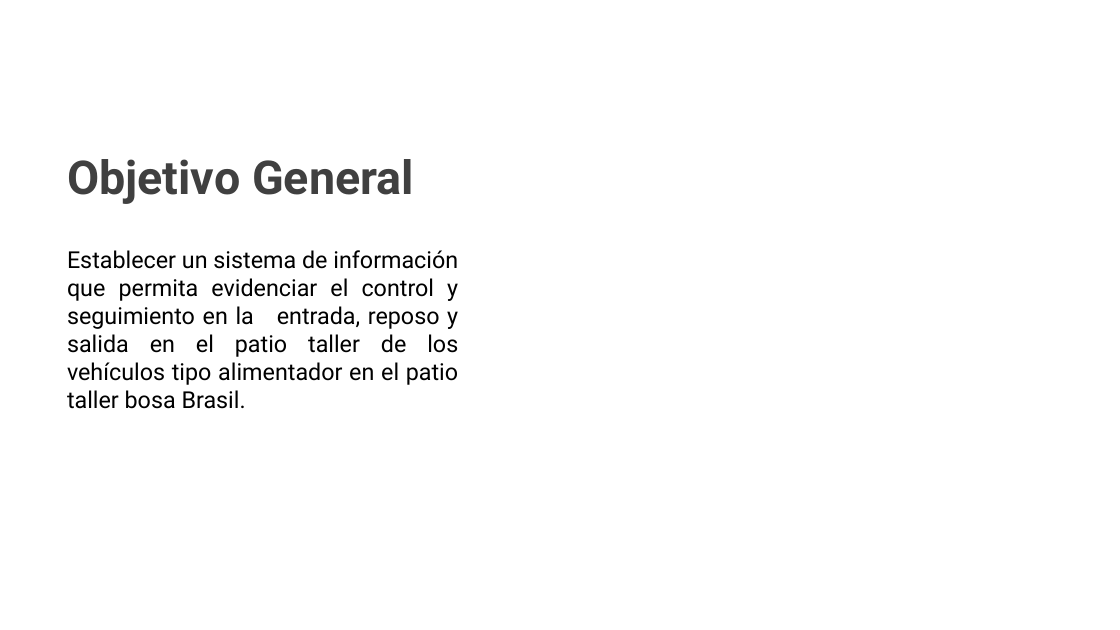
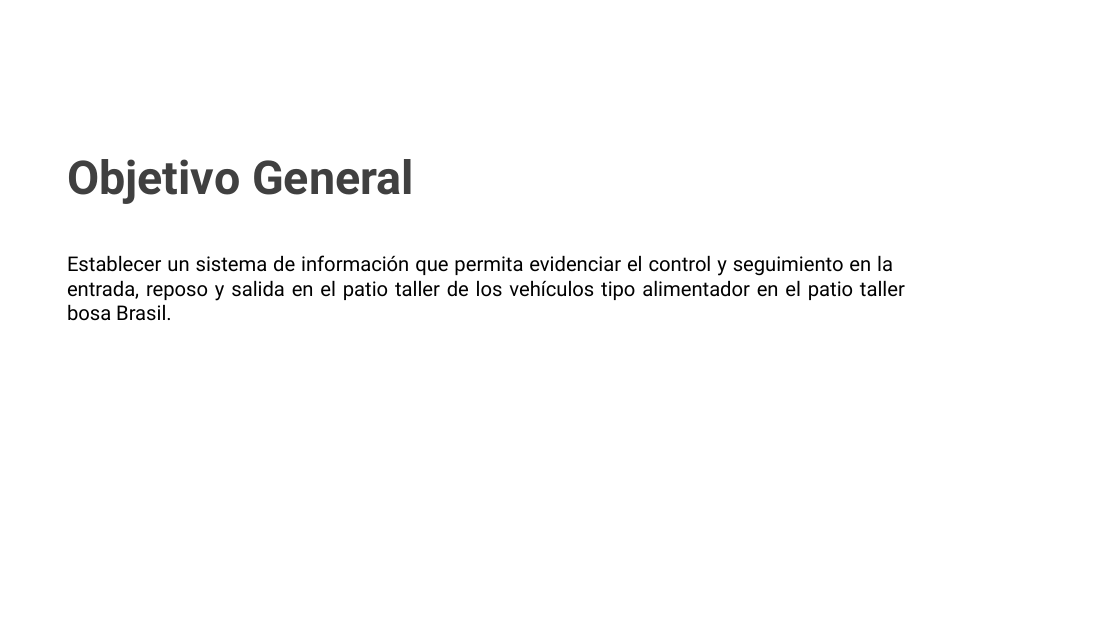
Before and after one commit to Mmartinez951/EntryQr, a slide deck: slide 4 of PresentaciónTIII/Presentación EntryMC.pptx. Drawn at 1120x630 pixels with LibreOffice and Linux fonts; fonts in the diff are those of the drawing; background and template pictures are left out. Boxes give left, top, right and bottom in pixels: in the first picture for what was removed or moved away, otherwise in the second. Text is boxed around its words. In the diff, an @@ line names an element or a change of style, - is before the commit and + after.

```diff
--- a/PresentaciónTIII/Presentación EntryMC.pptx
+++ b/PresentaciónTIII/Presentación EntryMC.pptx
@@ text "Establecer un sistema de información ..." at [67, 255, 905, 321]: size 15 to 13 pt @@
```
Also in this commit, not shown: 3 other slides changed, 3 slides added, 1 slide removed, 2 other files.
